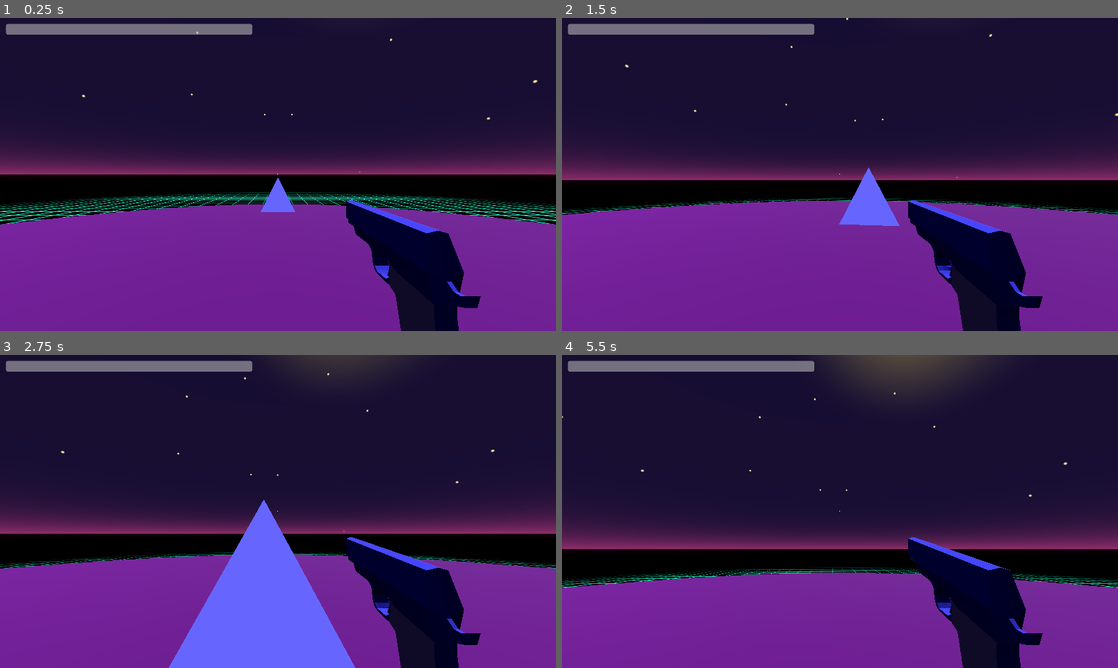
Above: before the commit, frames 1-4 (two rows, left to right).
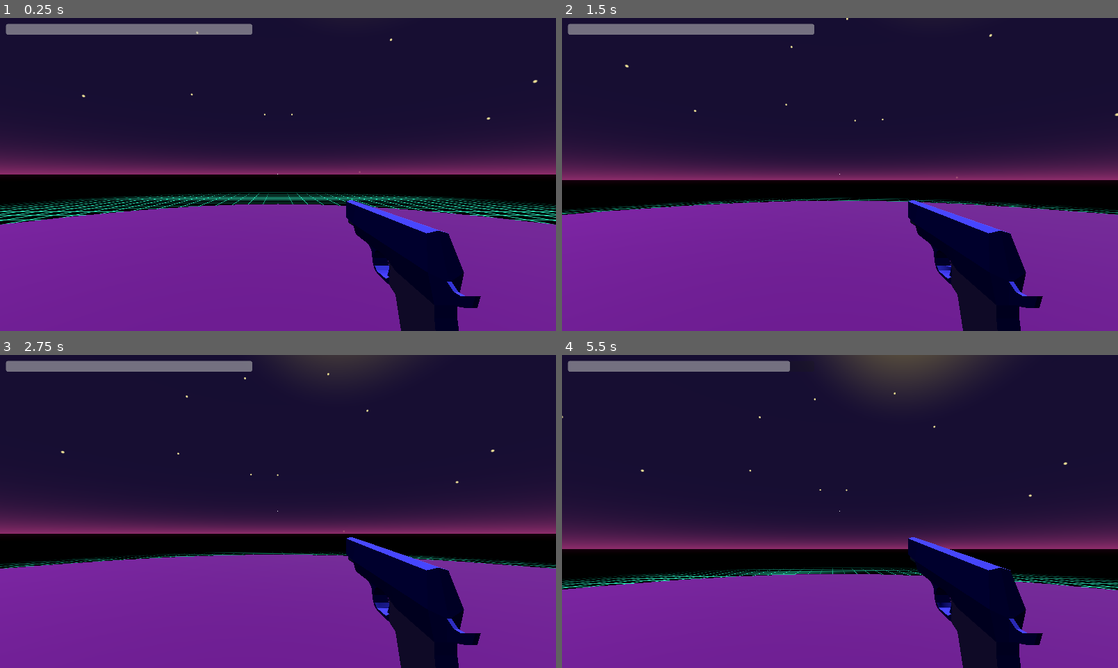
Above: after the commit, the same moments.

Repository: Corfliss/vapormare
Game: Godot game, scene res://Scenes/Sandbox.tscn
Two runs of this game, one before a commit and one after it. Both use one fixed random seed, a clock stepped at 60 frames per second and the inputs below.
Inputs (mouse positions are in pixels of both pictures, inside the frame that each line leads up to):
- Up to frame 1 (0.25 s): no input
- Up to frame 2 (1.5 s): tap Enter (ui_accept) at 0.5, 0.77 s; move the mouse to (867, 174) at 0.52 s; press the mouse at (867, 174) at 0.53 s; hold Up (ui_up) from 0.53 s (still down); move the mouse to (812, 174) at 1.27 s; release the mouse at (812, 174) at 1.28 s; tap Ctrl (crouch) at 1.35 s
- Up to frame 3 (2.75 s): keep holding Up (ui_up); tap Enter (ui_accept) at 1.52 s; click (250, 511) at 1.55 s; move the mouse to (289, 505) at 2.02 s; press the mouse at (289, 505) at 2.03 s
- Up to frame 4 (5.5 s): keep holding Up (ui_up); move the mouse to (834, 517) at 2.77 s; release the mouse at (834, 517) at 2.78 s; tap Shift (sprint) at 2.85 s; tap Enter (ui_accept) at 3.02, 3.77, 4.52 s; click (834, 517) at 3.05 s; move the mouse to (878, 514) at 3.52 s; press the mouse at (878, 514) at 3.53 s; move the mouse to (795, 508) at 4.27 s; release the mouse at (795, 508) at 4.28 s; tap Ctrl (crouch) at 4.35 s; click (795, 508) at 4.55 s; move the mouse to (845, 511) at 5.02 s; press the mouse at (845, 511) at 5.03 s

The runs differ from the first frame. In frame 1, 0.3% of the frame differs, in the area x 46-54%, y 51-62%; in frame 2, 1.0%; in frame 3, 9.1%, in the area x 30-64%, y 46-100%; in frame 4, 0.6%.

Commit message:
Added vfx

Diff:
--- a/Scenes/BluePyramid.tscn
+++ b/Scenes/BluePyramid.tscn
@@ -1,17 +1,57 @@
-[gd_scene load_steps=3 format=3 uid="uid://8q50dsp6talc"]
+[gd_scene load_steps=9 format=3 uid="uid://8q50dsp6talc"]
 
 [ext_resource type="Script" uid="uid://col1dpa0ln0wq" path="res://Scripts/pyramid_instance.gd" id="1_7eney"]
+[ext_resource type="AudioStream" uid="uid://bwyqb55x8uj0a" path="res://Assets/explosion-91872.mp3" id="2_bv6vi"]
 
 [sub_resource type="ConvexPolygonShape3D" id="ConvexPolygonShape3D_035ce"]
 points = PackedVector3Array(-1, 0, -1, -1, 0, 1, 1, 0, -1, 1, 0, 1, 0, 2, 0)
+
+[sub_resource type="ConvexPolygonShape3D" id="ConvexPolygonShape3D_7eney"]
+points = PackedVector3Array(-0.8, 0, -0.8, -0.8, 0, 0.8, 0.8, 0, -0.8, 0.8, 0, 0.8, 0, 1.6, 0)
+
+[sub_resource type="ParticleProcessMaterial" id="ParticleProcessMaterial_7eney"]
+direction = Vector3(1, 1, 1)
+spread = 180.0
+initial_velocity_min = 26.55
+initial_velocity_max = 26.55
+gravity = Vector3(0, 0, 0)
+radial_accel_min = -2.23517e-06
+radial_accel_max = -2.23517e-06
+damping_min = 33.654
+damping_max = 33.654
+attractor_interaction_enabled = false
+
+[sub_resource type="StandardMaterial3D" id="StandardMaterial3D_bv6vi"]
+albedo_color = Color(0.266667, 0.266667, 0.933333, 1)
+
+[sub_resource type="SphereMesh" id="SphereMesh_ks5fa"]
+material = SubResource("StandardMaterial3D_bv6vi")
+radius = 0.1
+height = 0.2
+
+[sub_resource type="Skin" id="Skin_6mo0d"]
 
 [node name="Pyramids" type="CharacterBody3D" groups=["enemy"]]
 script = ExtResource("1_7eney")
 
 [node name="Area3D" type="Area3D" parent="."]
 
-[node name="CollisionShape3D" type="CollisionShape3D" parent="Area3D"]
+[node name="CollisionShape3D2" type="CollisionShape3D" parent="Area3D"]
 shape = SubResource("ConvexPolygonShape3D_035ce")
 
-[node name="CollisionShape3D" type="CollisionShape3D" parent="."]
-shape = SubResource("ConvexPolygonShape3D_035ce")
+[node name="CollisionShape3D2" type="CollisionShape3D" parent="."]
+shape = SubResource("ConvexPolygonShape3D_7eney")
+
+[node name="GPUParticles3D" type="GPUParticles3D" parent="."]
+emitting = false
+amount = 20
+lifetime = 1.1
+preprocess = 1.08
+explosiveness = 1.0
+fract_delta = false
+process_material = SubResource("ParticleProcessMaterial_7eney")
+draw_pass_1 = SubResource("SphereMesh_ks5fa")
+draw_skin = SubResource("Skin_6mo0d")
+
+[node name="AudioStreamPlayer3D" type="AudioStreamPlayer3D" parent="."]
+stream = ExtResource("2_bv6vi")
--- a/Scenes/Level.tscn
+++ b/Scenes/Level.tscn
@@ -1,6 +1,5 @@
-[gd_scene load_steps=5 format=3 uid="uid://dd22pdi0qofnm"]
+[gd_scene load_steps=4 format=3 uid="uid://dd22pdi0qofnm"]
 
-[ext_resource type="PackedScene" uid="uid://8q50dsp6talc" path="res://Scenes/BluePyramid.tscn" id="1_0ba56"]
 [ext_resource type="Script" uid="uid://ca4632uf86jr" path="res://Scripts/fall_dead.gd" id="2_vsvp5"]
 
 [sub_resource type="StandardMaterial3D" id="StandardMaterial3D_sfrck"]
@@ -12,9 +11,6 @@
 radius = 30.0
 
 [node name="Level" type="Node3D"]
-
-[node name="Node3D" parent="." instance=ExtResource("1_0ba56")]
-transform = Transform3D(1, 0, 0, 0, 1, 0, 0, 0, 1, 0, 0, -13.8996)
 
 [node name="Ground" type="CSGCylinder3D" parent="."]
 transform = Transform3D(1, 0, 0, 0, 1, 0, 0, 0, 1, 0, -0.25, 0)
--- a/Scripts/pistol.gd
+++ b/Scripts/pistol.gd
@@ -1,6 +1,7 @@
 extends Node3D
 
 @onready var aim_raycast: RayCast3D = %AimRayCast
+signal mesh_destroy(hit: Node3D)
 
 func shoot():
 	if aim_raycast.is_colliding():
@@ -8,4 +9,25 @@
 		print("Hit object:", hit.name)
 
 		if hit.is_in_group("enemy"):
-			hit.queue_free()
+			dying(hit)
+
+
+func dying(hit: Node3D):
+	var particle: GPUParticles3D = hit.get_child(2)
+	if particle:
+		particle.emitting = true
+
+	if hit:
+		hit.get_child(0).visible = false
+		hit.get_child(1).visible = false
+		emit_signal("mesh_destroy", hit)
+
+	var timer := Timer.new()
+	timer.wait_time = 1.0
+	timer.one_shot = true
+	hit.add_child(timer)  # Add timer to scene tree so it works
+	timer.start()
+
+	timer.timeout.connect(func():
+		hit.queue_free()
+	)
--- a/Scripts/pyramid_instance.gd
+++ b/Scripts/pyramid_instance.gd
@@ -1,15 +1,20 @@
 extends CharacterBody3D
 
 var player : Node3D = null
-
+var mesh_instance: MeshInstance3D
+@onready var pistol = get_node("/root/Level/Character/Head/Weapons/WeaponPistol")
 @export var speed : float = 4.0
+@onready var sfx = $AudioStreamPlayer3D
 
 func _ready():
+	print(pistol)
+	pistol.connect("mesh_destroy", Callable(self, "_on_enemy_destroyed"))
 	$Area3D.body_entered.connect(_on_body_entered)
 	create_pyramid_mesh()
 	var players = get_tree().get_nodes_in_group("player")
 	if players.size() > 0:
 		player = players[0]
+
 
 func create_pyramid_mesh():
 	var pyramid = ArrayMesh.new()
@@ -40,7 +45,7 @@
 
 	pyramid.add_surface_from_arrays(Mesh.PRIMITIVE_TRIANGLES, arrays)
 
-	var mesh_instance = MeshInstance3D.new()
+	mesh_instance = MeshInstance3D.new()
 	var material := StandardMaterial3D.new()
 	material.albedo_color = Color("4444EE")
 	material.emission_enabled = true
@@ -59,3 +64,9 @@
 	if body.is_in_group("player"):
 		print("Character touched the pyramid!")
 		body.take_damage(10)  # If your character has a take_damage function
+
+func _on_enemy_destroyed(hit: Node3D):
+	if hit == self:  # Make sure it's the pyramid being hit
+		if mesh_instance:
+			remove_child(mesh_instance)
+	sfx.play(0.1)
--- a/project.godot
+++ b/project.godot
@@ -10,7 +10,7 @@
 
 [application]
 
-config/name="Sightmare"
+config/name="Vapormare"
 run/main_scene="uid://c8xbhqgw71my6"
 config/features=PackedStringArray("4.4", "Forward Plus")
 boot_splash/bg_color=Color(0, 0, 0, 1)
@@ -30,7 +30,7 @@
 [editor]
 
 movie_writer/mjpeg_quality=1.0
-movie_writer/movie_file="D:/Media/Captures/Godot Projects/2025.03.29.avi"
+movie_writer/movie_file="D:/Media/Captures/Godot Projects/temp.avi"
 
 [global_group]
 
Not shown, added: Assets/explosion-91872.mp3.import
Not shown, added: Assets/explosion-91872.mp3
